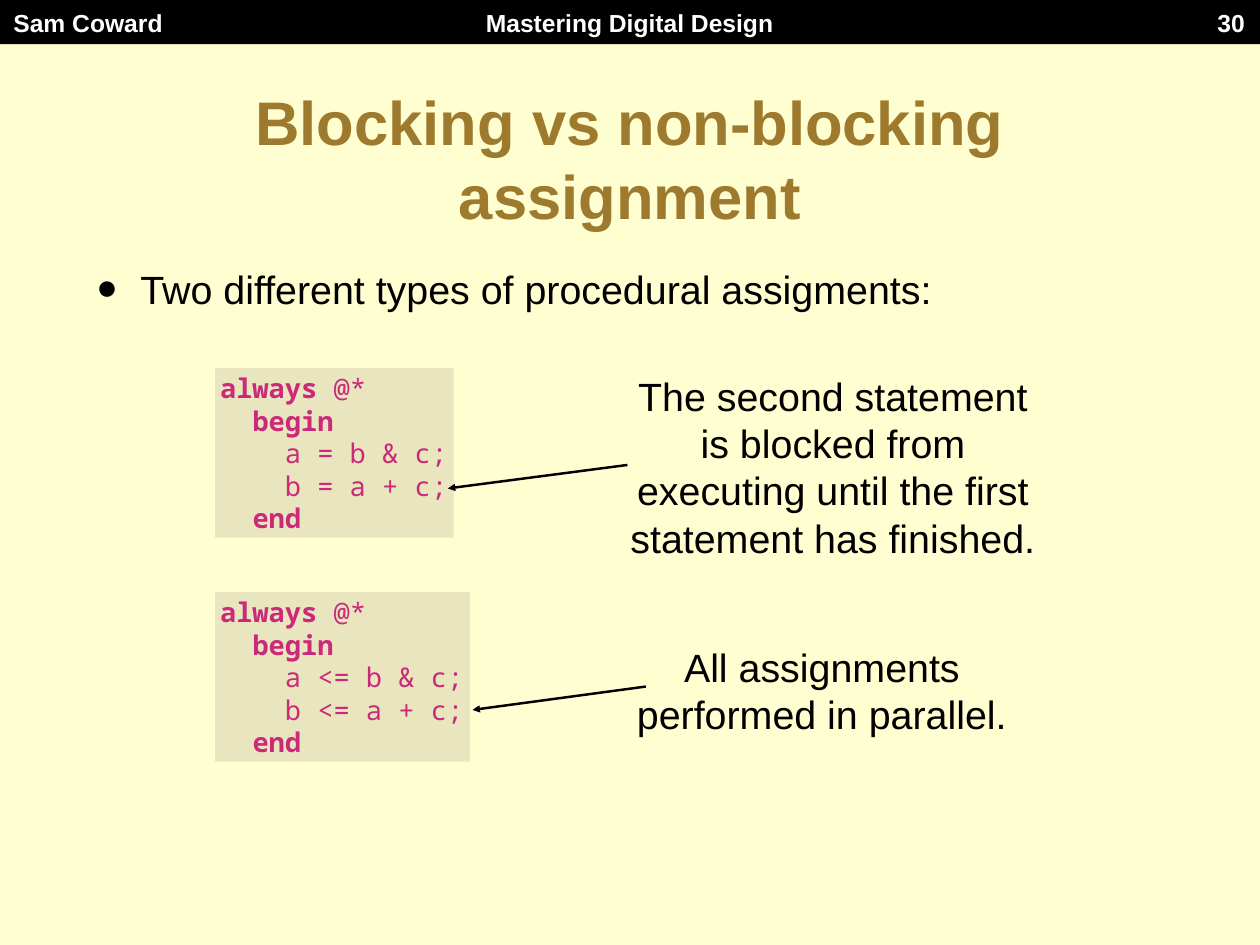
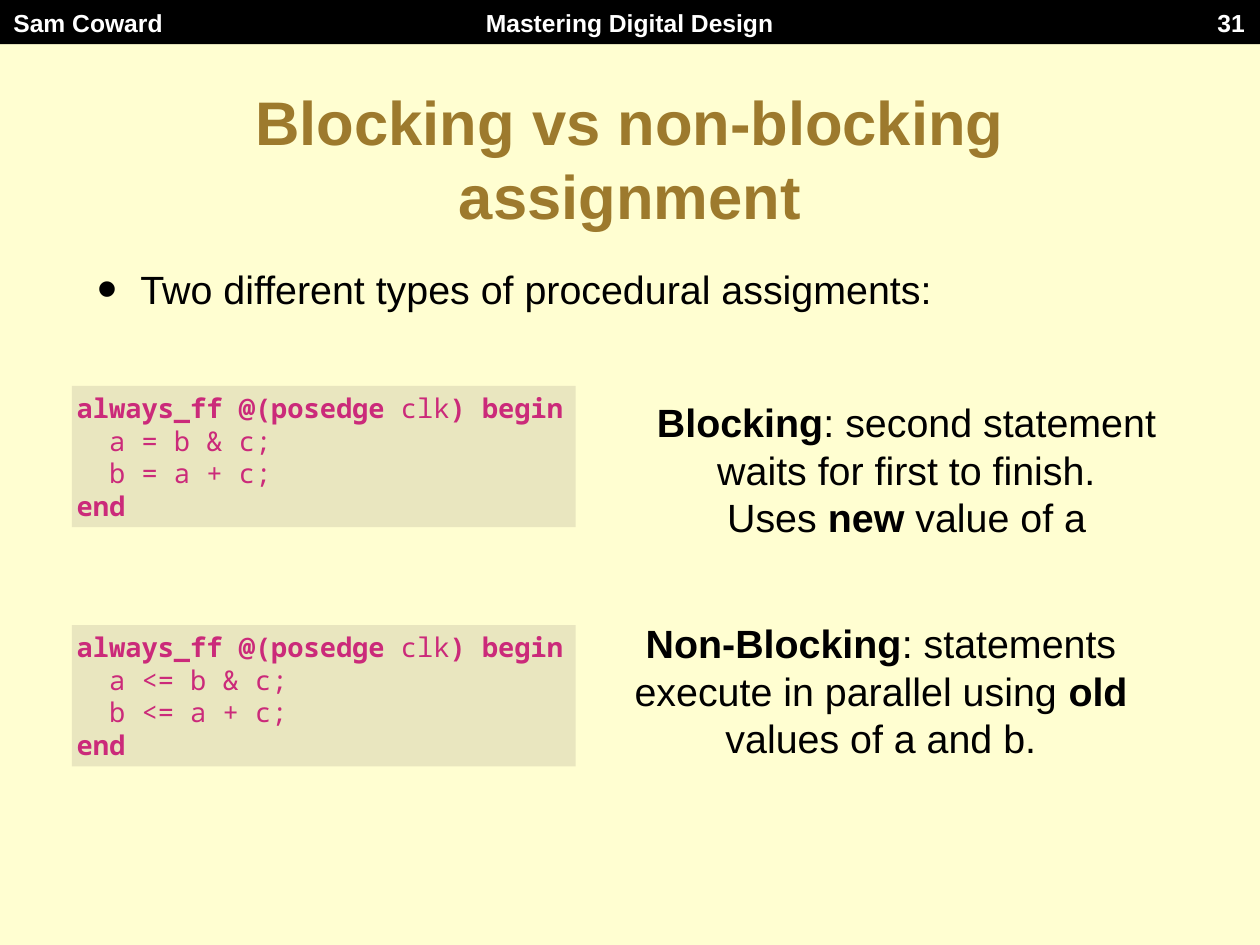
Before and after one commit to Mastering-Digital-Design/Lab-Module, a slide deck: slide 31 of lectures/lecture2.pptx (slide 30 before the commit). Drawn at 1260x945 pixels with LibreOffice and Linux fonts; fonts in the diff are those of the drawing. Boxes give left, top, right and bottom in pixels: in the first picture for what was removed or moved away, otherwise in the second. Text is boxed around its words. In the diff, an @@ line names an element or a change of style, - is before the commit and + after.

```diff
--- a/lectures/lecture2.pptx
+++ b/lectures/lecture2.pptx
@@ page number at <box>1217,15,1244,33</box>: text changed @@
-30
+31
@@ rectangle "always_ff @(posedge clk) begin": place and size @@
-rectangle "always_ff @(posedge clk) begin" at <box>215,368,454,538</box>
+rectangle "always_ff @(posedge clk) begin" at <box>72,386,576,527</box>
@@ text in rectangle at <box>77,397,563,425</box>: text changed @@
-always @*
-begin
+always_ff @(posedge clk) begin
@@ free "Blocking: second statement waits for ...": place and size @@
-free "Blocking: second statement waits for ..." at <box>622,466,1046,466</box>
+free "Blocking: second statement waits for ..." at <box>646,393,1168,546</box>
@@ text in free at <box>657,408,1156,533</box>: text changed @@
-The second statement is blocked from executing until the first statement has finished.
+Blocking: second statement waits for first to finish.
+Uses new value of a
@@ arrow removed from (627, 465) to (448, 488) @@
@@ rectangle "always_ff @(posedge clk) begin": place and size @@
-rectangle "always_ff @(posedge clk) begin" at <box>215,592,471,762</box>
+rectangle "always_ff @(posedge clk) begin" at <box>72,626,576,766</box>
@@ text at <box>635,629,1128,754</box>: text changed @@
-All assignments performed in parallel.
+Non-Blocking: statements execute in parallel using old values of a and b.
@@ text in rectangle at <box>77,636,563,664</box>: text changed @@
-always @*
-begin
+always_ff @(posedge clk) begin
@@ arrow removed from (646, 687) to (472, 710) @@
```
Also in this commit, not shown: 17 other slides changed, 1 slide added, 1 other file.
